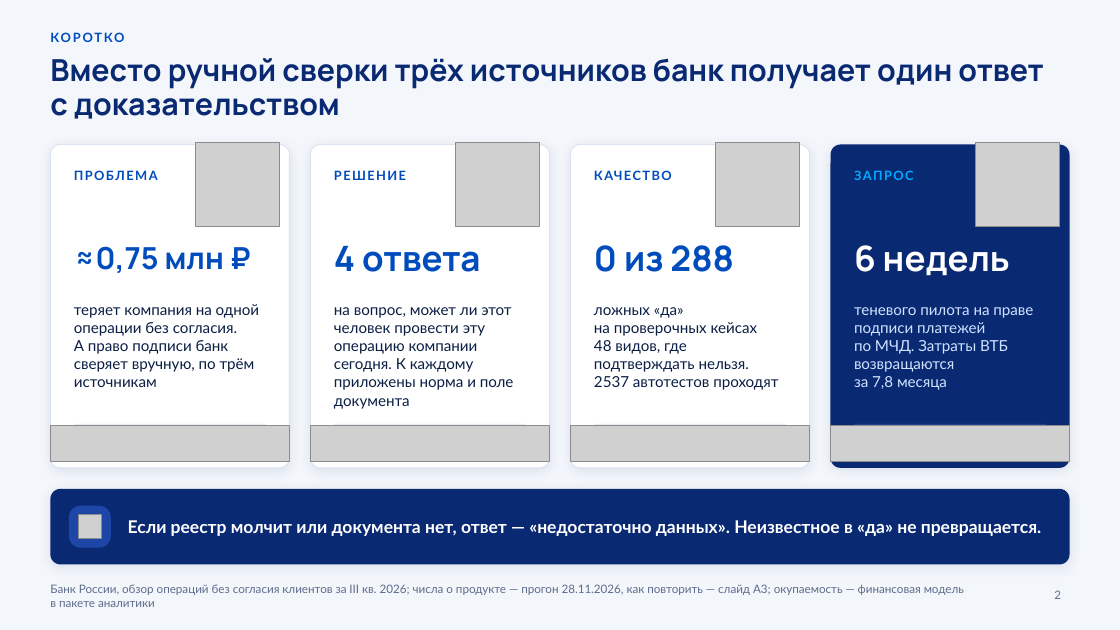
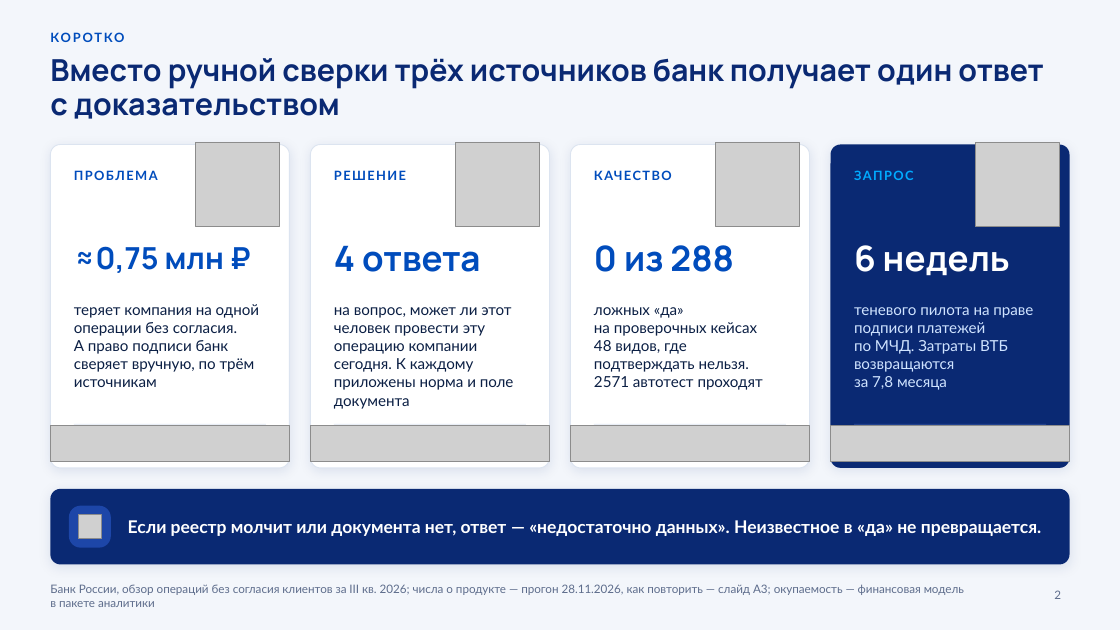
Before and after one commit to KonkovDV/Mandat, a slide deck: slide 2 of submission/slides/Mandat_VTB.pptx. Drawn at 1120x630 pixels with LibreOffice and Linux fonts; fonts in the diff are those of the drawing; grey boxes stand for pictures; background and template pictures are left out. Boxes give left, top, right and bottom in pixels: in the first picture for what was removed or moved away, otherwise in the second. Text is boxed around its words. In the diff, an @@ line names an element or a change of style, - is before the commit and + after.

```diff
--- a/submission/slides/Mandat_VTB.pptx
+++ b/submission/slides/Mandat_VTB.pptx
@@ text at [594, 307, 763, 390]: text changed @@
-ложных «да» на проверочных кейсах 48 видов, где подтверждать нельзя. 2537 автотестов проходят
+ложных «да» на проверочных кейсах 48 видов, где подтверждать нельзя. 2571 автотест проходят
```
Also in this commit, not shown: 8 other slides changed, 35 other files.
